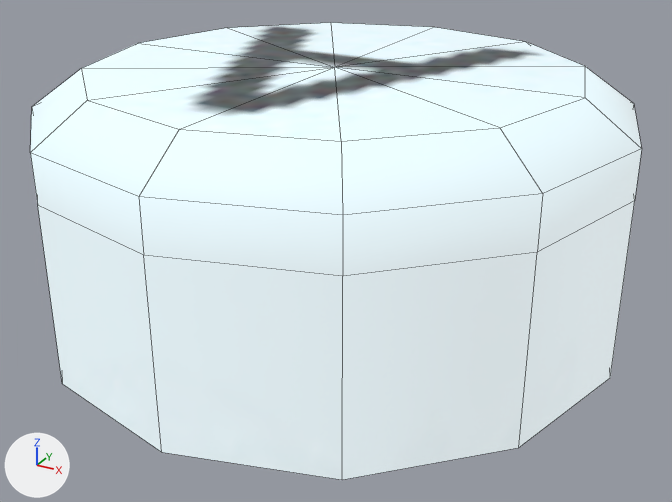
A saved change to the FBX model interface/resources/meshes/controller/touch/touch_r_button_a.fbx.
Camera for both pictures: a 50 mm camera at (0.01651, -0.00045, 0.00543) aimed at (0.00951, 0.01227, -0.00093). Every picture has the same lights, and +X, +Y and +Z are marked at lower left. Mesh edges are drawn as thin lines.

Before the edit, the objects in view are built like this:
```python
mat_highlight = bpy.data.materials.new('highlight')
mat_highlight.use_nodes = True; mat_highlight.node_tree.nodes.clear()
_N = mat_highlight.node_tree.nodes; _L = mat_highlight.node_tree.links
n0 = _N.new('ShaderNodeBsdfPrincipled'); n0.name = 'Principled BSDF'
n0.inputs[2].default_value = 0.69  # 'Roughness'
n1 = _N.new('ShaderNodeOutputMaterial'); n1.name = 'Material Output'
n2 = _N.new('ShaderNodeTexImage'); n2.name = 'Image Texture'
n2.image = img_r_controller_highlight_dif_jpg
n3 = _N.new('ShaderNodeTexImage'); n3.name = 'Image Texture.001'
n3.image = img_r_controller_highlight_dif_jpg
_L.new(n2.outputs[0], n0.inputs[0])  # 'Color' to 'Base Color'
_L.new(n3.outputs[0], n0.inputs[28])  # 'Color' to 'Emission Strength'
_L.new(n0.outputs[0], n1.inputs[0])  # 'BSDF' to 'Surface'
me_untitled_010 = bpy.data.meshes.new('Untitled.010')
me_untitled_010.from_pydata(...)  # 49 vertices, 48 faces; spans x 0.0044..0.01422, y 0.00768..0.0175, z -0.00222..0.00212
me_untitled_010.materials.append(mat_highlight)
ob_main_trigger_ply_003 = bpy.data.objects.new('main_trigger_PLY.003', me_untitled_010)
ob_main_trigger_ply_003.location = (0.0, 0.0, 0.0)
```
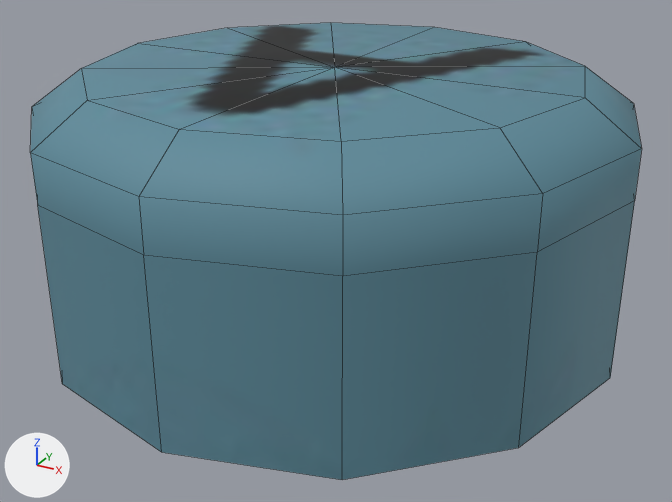
Where the change shows, as pixel boxes (x1, y1, x2, y2) in the pictures (672 x 502 px):
'main_trigger_PLY.003', surface changed (white to cyan)
    both: (30, 23, 642, 480)

Diff of the bpy script that builds the scene:
```diff
--- a/interface/resources/meshes/controller/touch/touch_r_button_a.fbx.py
+++ b/interface/resources/meshes/controller/touch/touch_r_button_a.fbx.py
@@ img_r_controller_highlight_dif_jpg @@
-img_r_controller_highlight_dif_jpg = load_image('R_controller-highlight_DIF.jpg', '_unpacked/R_controller-highlight_DIF.jpg', 768, 768, 'Non-Color')
+img_r_controller_highlight_dif_jpg = load_image('R_controller-highlight_DIF.jpg', '_unpacked/R_controller-highlight_DIF.jpg', 768, 768, 'sRGB')
@@ mat_highlight @@
 n0 = _N.new('ShaderNodeBsdfPrincipled'); n0.name = 'Principled BSDF'
 n2.image = img_r_controller_highlight_dif_jpg
-n3 = _N.new('ShaderNodeTexImage'); n3.name = 'Image Texture.001'
-n3.image = img_r_controller_highlight_dif_jpg
 _L.new(n2.outputs[0], n0.inputs[0])  # 'Color' to 'Base Color'
-_L.new(n3.outputs[0], n0.inputs[28])  # 'Color' to 'Emission Strength'
 _L.new(n0.outputs[0], n1.inputs[0])  # 'BSDF' to 'Surface'
```
